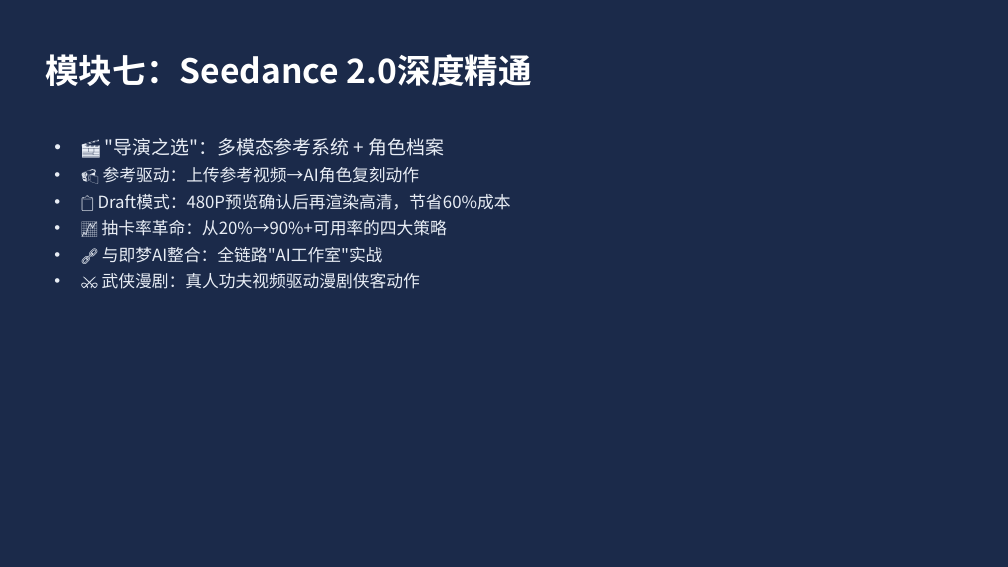
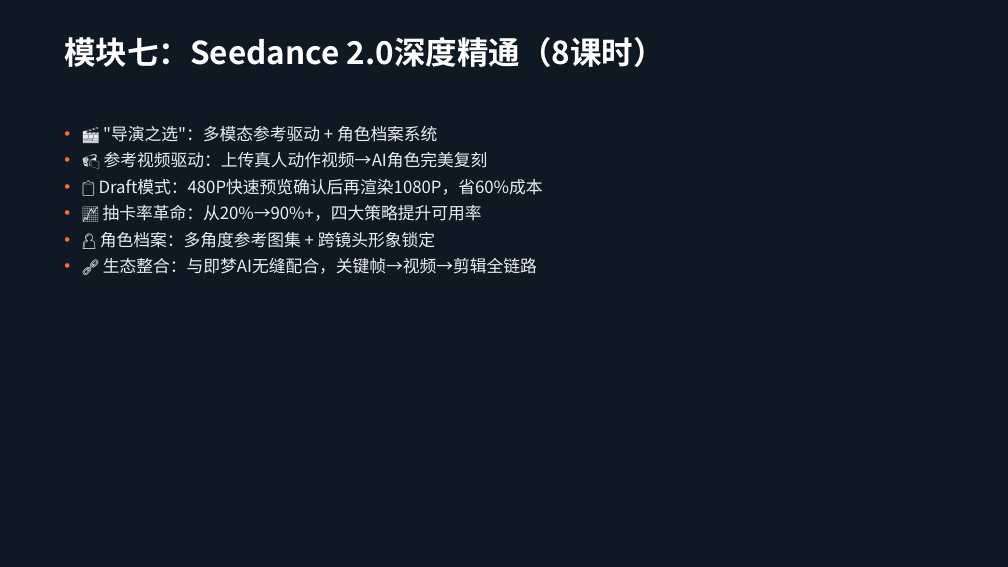
Before and after one commit to lichangjiang932-ship-it/ai-video-class, a slide deck: slide 17 of AI漫剧制作课程/AI漫剧制作全流程课程-2026版.pptx (slide 9 before the commit). Drawn at 1008x567 pixels with LibreOffice and Linux fonts; fonts in the diff are those of the drawing. Boxes give left, top, right and bottom in pixels: in the first picture for what was removed or moved away, otherwise in the second. Text is boxed around its words. In the diff, an @@ line names an element or a change of style, - is before the commit and + after.

Commit message:
升级PPT至42页精美版：深色主题+模块分节页+双栏布局+数据表格

```diff
--- a/AI漫剧制作课程/AI漫剧制作全流程课程-2026版.pptx
+++ b/AI漫剧制作课程/AI漫剧制作全流程课程-2026版.pptx
@@ background #1B2A4A to #0F1923 @@
@@ rectangle added at [0, 0, 1008, 7], fill #FF6B35 @@
@@ rectangle added at [0, 7, 1008, 98], fill #1A2A3A @@
@@ text at [64, 37, 665, 67]: text changed; size 32 to 30 pt @@
-模块七：Seedance 2.0深度精通
+模块七：Seedance 2.0深度精通（8课时）
@@ rectangle: place and size @@
-rectangle at [38, 117, 187, 121]
+rectangle at [57, 102, 222, 102]
@@ rectangle at [57, 102, 222, 102]: fill #FF6B35 to none; outline none to #FF6B35 3.94 pt @@
@@ text at [100, 126, 542, 274]: text changed @@
-• 🎬 "导演之选"：多模态参考系统 + 角色档案
-• 📹 参考驱动：上传参考视频→AI角色复刻动作
-• 📋 Draft模式：480P预览确认后再渲染高清，节省60%成本
-• 📈 抽卡率革命：从20%→90%+可用率的四大策略
-• 🔗 与即梦AI整合：全链路"AI工作室"实战
-• ⚔️ 武侠漫剧：真人功夫视频驱动漫剧侠客动作
+• 🎬 "导演之选"：多模态参考驱动 + 角色档案系统
+• 📹 参考视频驱动：上传真人动作视频→AI角色完美复刻
+• 📋 Draft模式：480P快速预览确认后再渲染1080P，省60%成本
+• 📈 抽卡率革命：从20%→90%+，四大策略提升可用率
+• 👤 角色档案：多角度参考图集 + 跨镜头形象锁定
+• 🔗 生态整合：与即梦AI无缝配合，关键帧→视频→剪辑全链路
@@ rectangle added at [0, 551, 1008, 567], fill #1A2A3A @@
```
Also in this commit, not shown: 20 other slides changed, 21 slides added, 2 slides removed, 1 other file.
